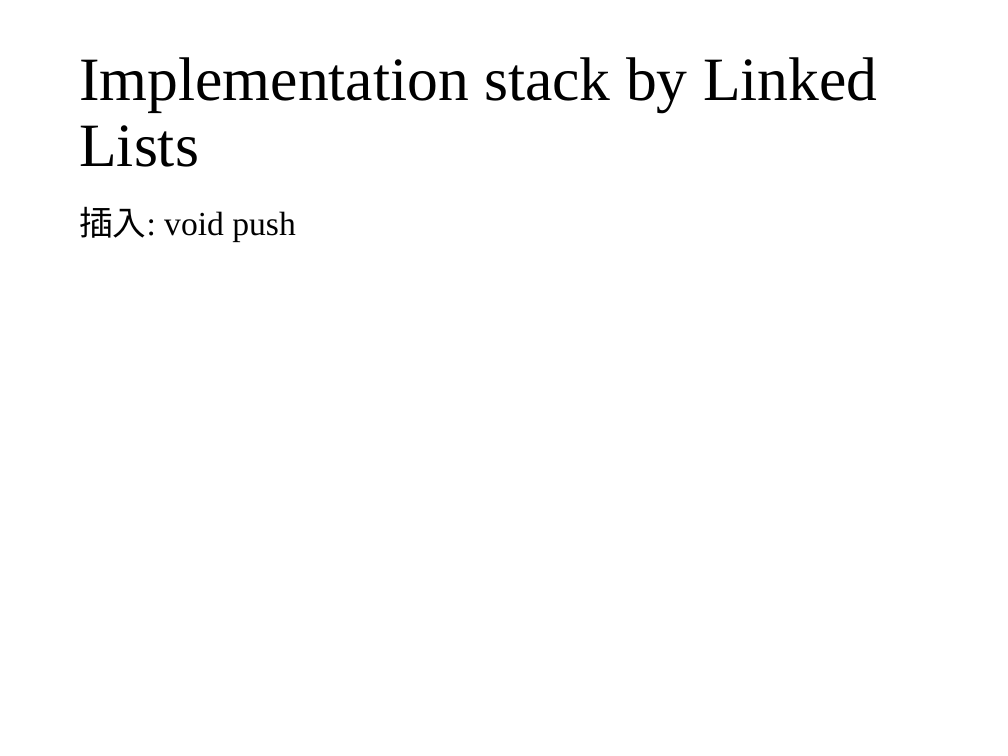
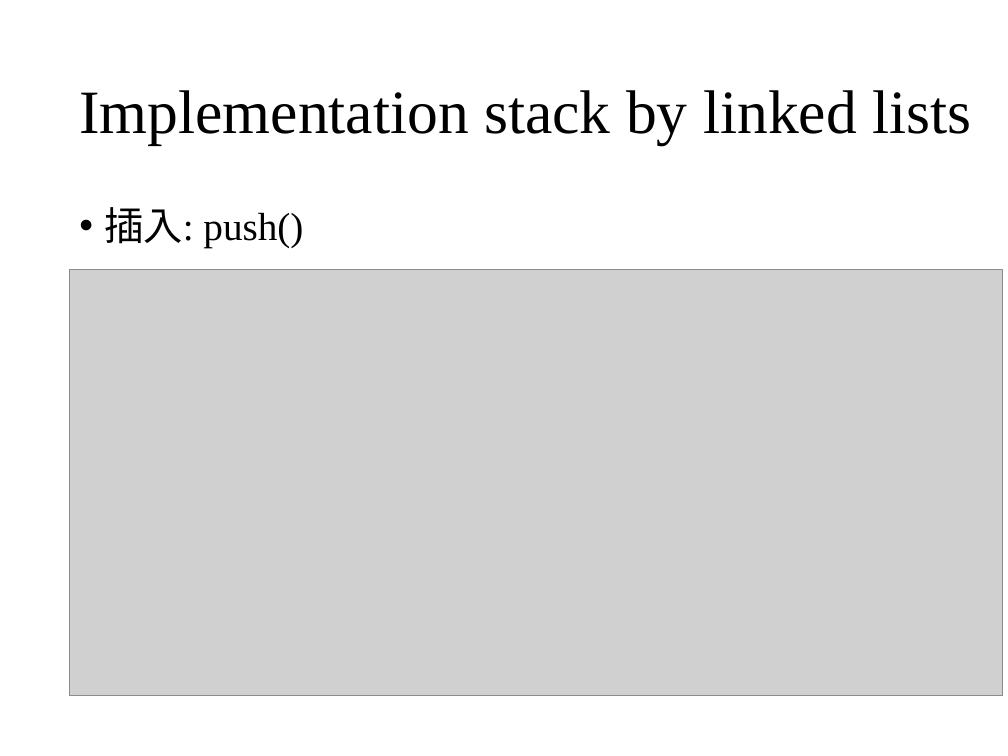
Before and after one commit to wangruxing/DataStructure, a slide deck: slide 13 of Chapter 4 Linked Lists/Chapter 4.pptx (slide 6 before the commit). Drawn at 1008x756 pixels with LibreOffice and Linux fonts; fonts in the diff are those of the drawing; grey boxes stand for pictures. Boxes give left, top, right and bottom in pixels: in the first picture for what was removed or moved away, otherwise in the second. Text is boxed around its words. In the diff, an @@ line names an element or a change of style, - is before the commit and + after.

```diff
--- a/Chapter 4 Linked Lists/Chapter 4.pptx
+++ b/Chapter 4 Linked Lists/Chapter 4.pptx
@@ title at <box>79,90,971,144</box>: text changed @@
-Implementation stack by Linked Lists
+Implementation stack by linked lists
@@ text at <box>105,207,303,247</box>: text changed; size 24 to 28 pt @@
-  插入: void push
+• 插入: push()
@@ picture added at <box>70,270,1003,696</box> @@
```
Also in this commit, not shown: 4 other slides changed, 35 slides added, 2 slides removed, 34 other files.
